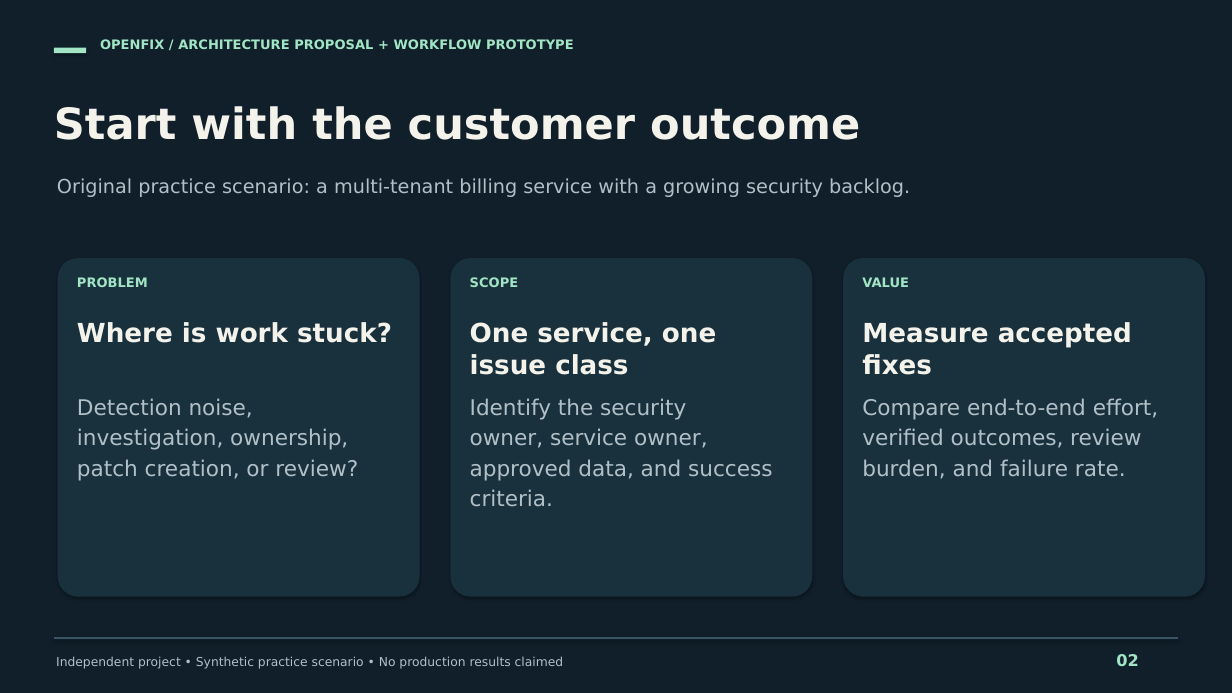
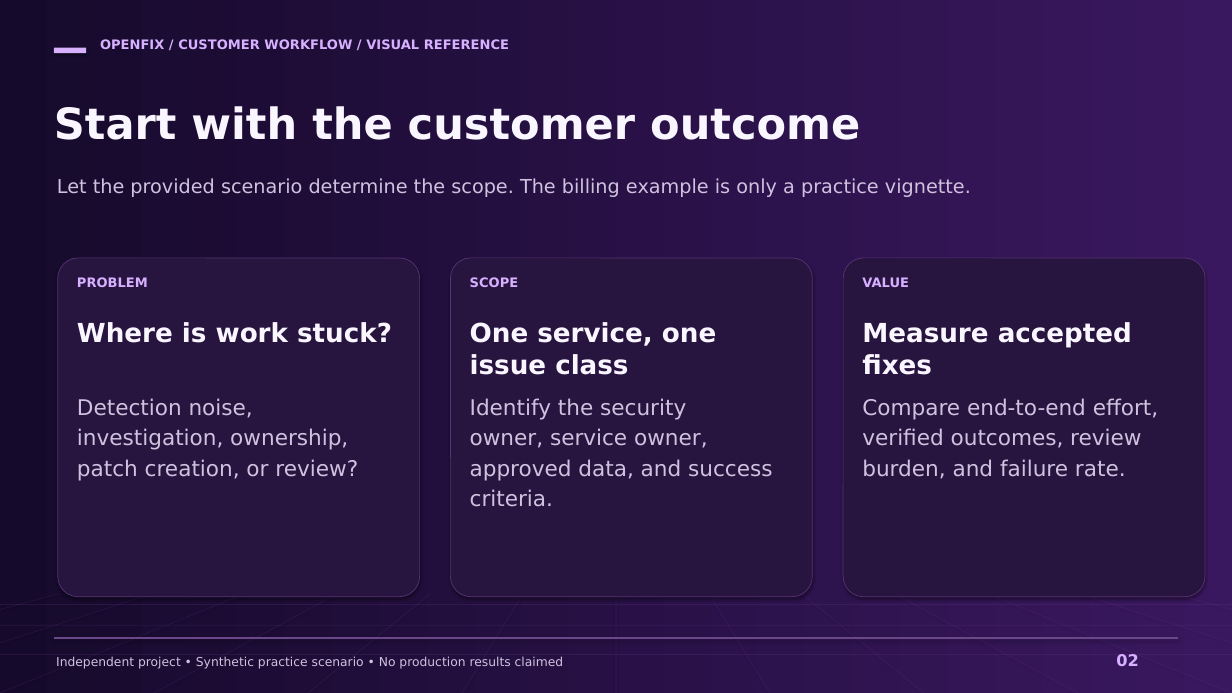
Before and after one commit to markusweldon/openfix, a slide deck: slide 2 of docs/prep/openfix-customer-workflow.pptx. Drawn at 1232x693 pixels with LibreOffice and Linux fonts; fonts in the diff are those of the drawing. Boxes give left, top, right and bottom in pixels: in the first picture for what was removed or moved away, otherwise in the second. Text is boxed around its words. In the diff, an @@ line names an element or a change of style, - is before the commit and + after.

Commit message:
Refocus OpenFix on customer workflows and restyle preparation assets
Add a prioritized runtime refactor plan, product capability map, exercise workbook, and editable whiteboard. Restyle and revise the 16-slide visual reference pack. Preserve explicit boundaries between the current CLI, standalone lifecycle prototype, and proposed integrations.

```diff
--- a/docs/prep/openfix-customer-workflow.pptx
+++ b/docs/prep/openfix-customer-workflow.pptx
@@ background #101F2A to #160A2C @@
@@ rectangle at <box>0,0,1232,693</box>: fill #101F2A to gradient #160A2C to #3A185F @@
@@ rounded rectangle at <box>54,48,86,53</box>: fill #A2E5C5 to #D7B0FF @@
@@ text at <box>100,39,509,49</box>: text changed; text colour #A2E5C5 to #D7B0FF @@
-OPENFIX / ARCHITECTURE PROPOSAL + WORKFLOW PROTOTYPE
+OPENFIX / CUSTOMER WORKFLOW / VISUAL REFERENCE
@@ text at <box>57,178,971,197</box>: text changed; text colour #B1C0C7 to #D0C1DF @@
-Original practice scenario: a multi-tenant billing service with a growing security backlog.
+Let the provided scenario determine the scope. The billing example is only a practice vignette.
@@ fill #19313D to #27143F; outline none to #583474 0.65 pt in 3 elements at <box>58,258,420,597</box>, <box>450,258,812,597</box>, <box>843,258,1205,597</box> @@
@@ text colour #A2E5C5 to #D7B0FF in 4 elements at <box>1116,654,1138,666</box>, <box>77,277,148,287</box>, <box>470,277,519,287</box>, <box>862,277,909,287</box> @@
@@ text colour #F4F3EB to #FAF6FF in 4 elements at <box>54,106,860,140</box>, <box>77,322,392,343</box>, <box>470,322,716,375</box>, <box>862,322,1132,375</box> @@
@@ text colour #B1C0C7 to #D0C1DF in 4 elements at <box>56,656,564,669</box>, <box>77,398,358,481</box>, <box>470,398,772,507</box>, <box>862,398,1159,479</box> @@
@@ line added from (62, 593) to (0, 693), #764396 0.6 pt @@
@@ line added from (154, 593) to (0, 693), #764396 0.6 pt @@
@@ line added from (246, 593) to (0, 693), #764396 0.6 pt @@
@@ line added from (339, 593) to (154, 693), #764396 0.6 pt @@
@@ line added from (431, 593) to (308, 693), #764396 0.6 pt @@
@@ line added from (524, 593) to (462, 693), #764396 0.6 pt @@
@@ line added from (616, 593) to (616, 693), #764396 0.6 pt @@
@@ line added from (708, 593) to (770, 693), #764396 0.6 pt @@
@@ line added from (801, 593) to (924, 693), #764396 0.6 pt @@
@@ line added from (893, 593) to (1078, 693), #764396 0.6 pt @@
@@ line added from (986, 593) to (1232, 693), #764396 0.6 pt @@
@@ line added from (1078, 593) to (1232, 693), #764396 0.6 pt @@
@@ line added from (1170, 593) to (1232, 693), #764396 0.6 pt @@
@@ line added from (0, 604) to (1232, 604), #764396 0.6 pt @@
@@ line added from (0, 625) to (1232, 625), #764396 0.6 pt @@
@@ line added from (0, 654) to (1232, 654), #764396 0.6 pt @@
@@ line (54, 638) - (1178, 638): stroke #395462 2 pt to #694789 2 pt @@
```
Also in this commit, not shown: 12 other slides changed, 3 slides added, 1 slide removed, 21 other files.
